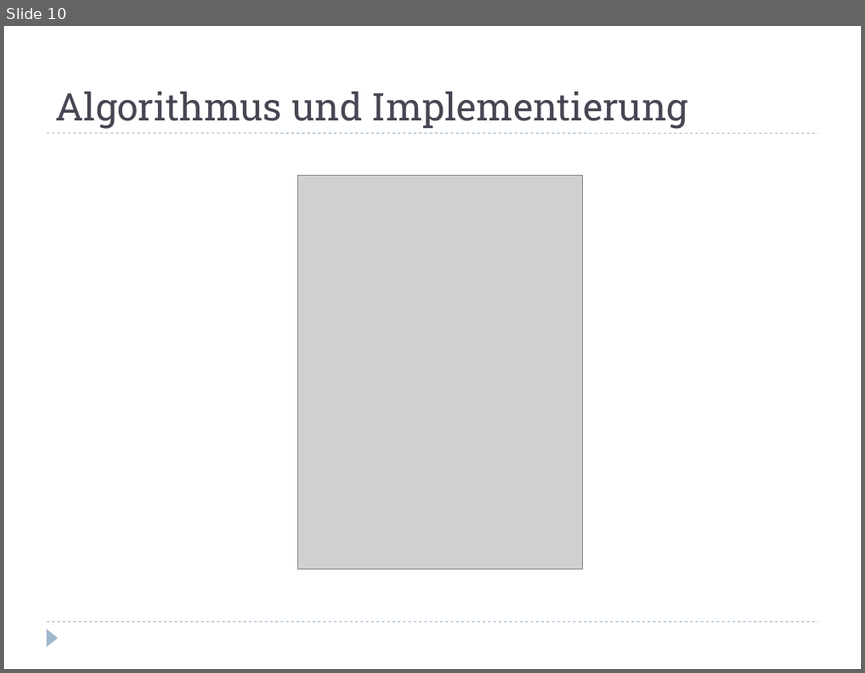
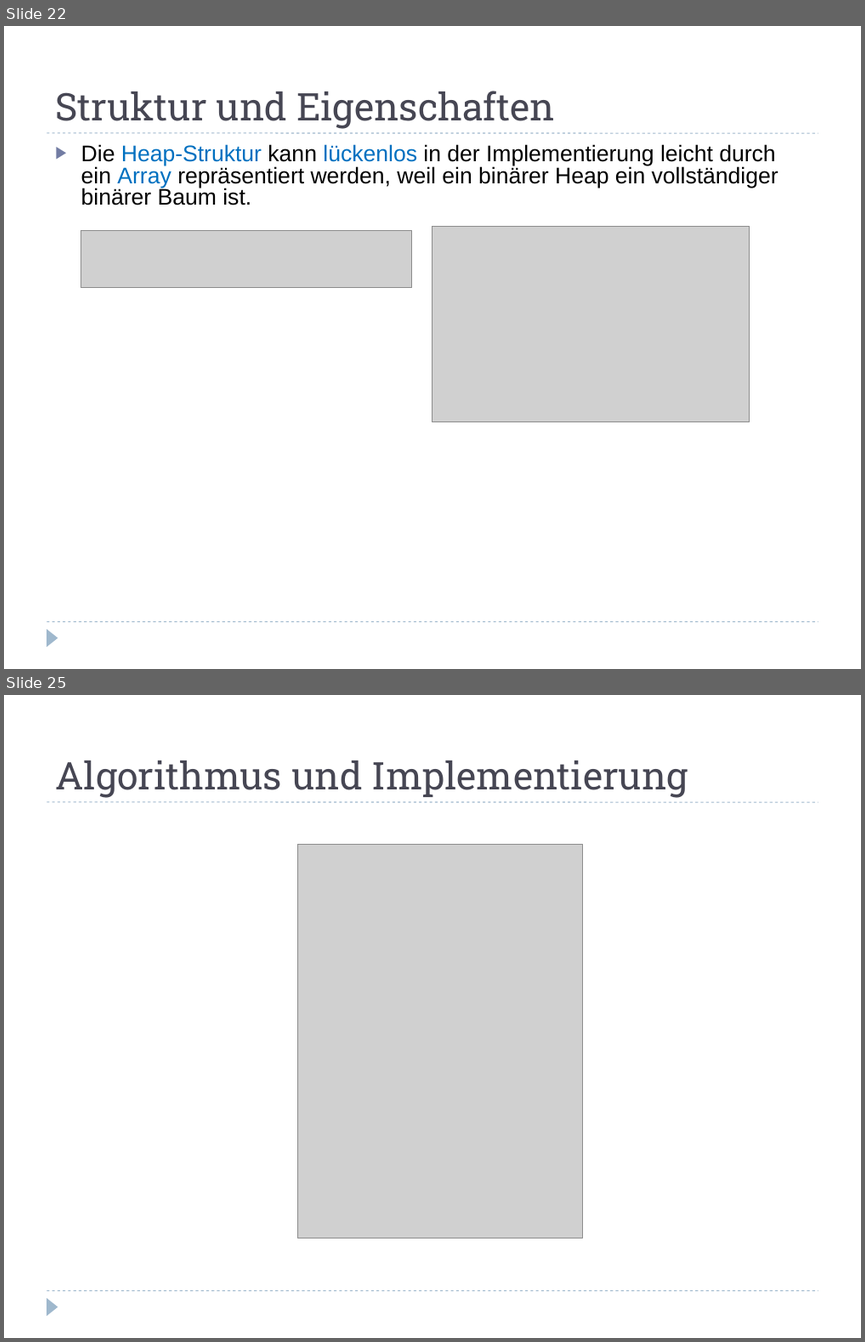
Before and after one commit to hienng/Heapsort, a slide deck: Sortieren mit Halde.odp. Shown one above the other, each under a label of ours: slide 10 before the commit, slides 22 and 25 after it; the slides between them are not shown. The pictures are 865x673 and 865x1342 pixels, drawn with LibreOffice and Linux fonts; fonts in the diff are those of the drawing; grey boxes stand for pictures. Boxes give left, top, right and bottom in pixels: in the first picture for what was removed or moved away, otherwise in the second. Text is boxed around its words. In the diff, an @@ line names an element or a change of style, - is before the commit and + after.

```diff
--- a/Sortieren mit Halde.odp
+++ b/Sortieren mit Halde.odp
@@ slide 22 added at (x1=4, y1=26, x2=861, y2=669), background #FFFFFF; not listed: 3 template elements that a slide beside it also shows @@
@@ title added at (x1=55, y1=91, x2=555, y2=129), 32 pt, text #464653 @@
+Struktur und Eigenschaften
@@ text added at (x1=81, y1=144, x2=778, y2=205), 19 pt, text #000000 @@
+▶ Die Heap-Struktur kann lückenlos in der Implementierung leicht durch ein Array repräsentiert werden, weil ein binärer Heap ein vollständiger binärer Baum ist.
@@ picture added at (x1=432, y1=226, x2=749, y2=421) @@
@@ picture added at (x1=81, y1=231, x2=412, y2=288) @@
@@ what was slide 10 is now slide 25 @@
```
Also in this commit, not shown: 14 slides changed, 11 other slides added, 2 other files.
